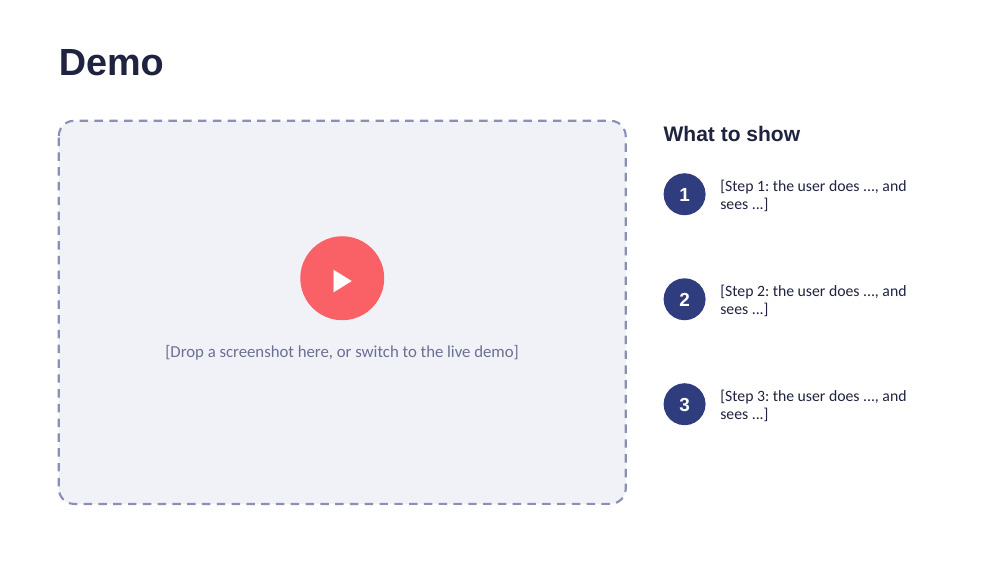
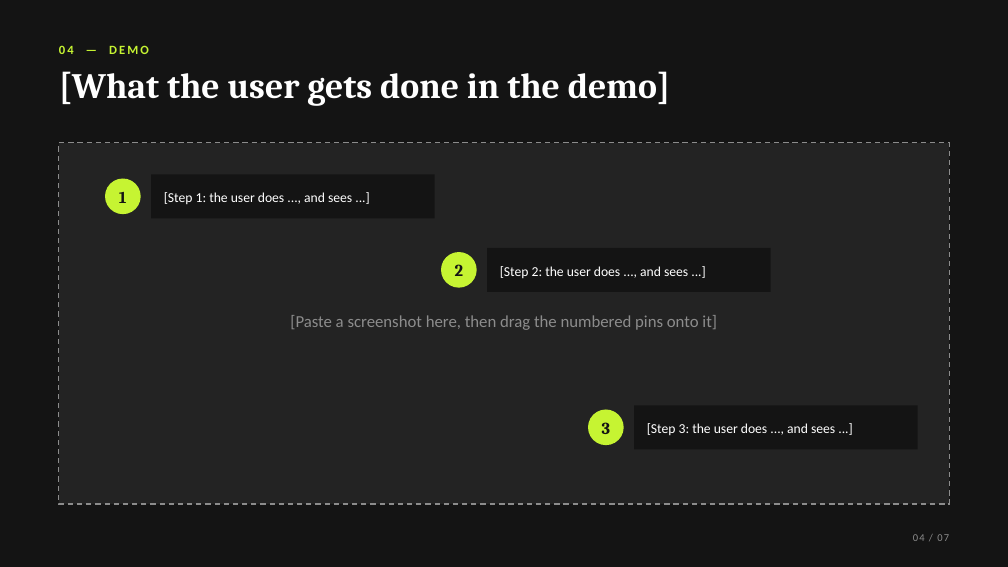
Before and after one commit to OP793/Table7, a slide deck: slide 4 of presentation/Table7-pitch-deck.pptx. Drawn at 1008x567 pixels with LibreOffice and Linux fonts; fonts in the diff are those of the drawing. Boxes give left, top, right and bottom in pixels: in the first picture for what was removed or moved away, otherwise in the second. Text is boxed around its words. In the diff, an @@ line names an element or a change of style, - is before the commit and + after.

```diff
--- a/presentation/Table7-pitch-deck.pptx
+++ b/presentation/Table7-pitch-deck.pptx
@@ background #FFFFFF to #141414 @@
@@ text added at box(59, 45, 149, 54), 12 pt, text #C6F432, bold @@
+04 — DEMO
@@ title at box(59, 71, 670, 106): text changed; size 36 to 34 pt; font Arial to Cambria; text colour #1F2340 to #FFFFFF @@
-Demo
+[What the user gets done in the demo]
@@ title "[What the user gets done ..." at box(59, 71, 670, 106): vertical alignment middle to top @@
@@ rounded rectangle removed at box(59, 121, 626, 504) @@
@@ rectangle added at box(59, 143, 950, 504), fill #232323, outline #8C8C8C 1.25 pt dashed @@
@@ text removed at box(664, 125, 800, 142) @@
-What to show
@@ ellipse "1": place and size @@
-ellipse "1" at box(664, 173, 706, 216)
+ellipse "1" at box(105, 178, 141, 214)
@@ rectangle added at box(151, 175, 435, 219), fill #141414 @@
@@ text "[Step 1: the user does ...": place and size @@
-text "[Step 1: the user does ..." at box(720, 179, 906, 209)
+text "[Step 1: the user does ..." at box(164, 192, 352, 204)
@@ text "[Step 1: the user does ..." at box(164, 192, 352, 204): size 15 to 13 pt, text colour #1F2340 to #FFFFFF; vertical alignment top to middle @@
@@ ellipse removed at box(300, 236, 384, 320) @@
-▶
@@ size 18 to 16 pt, font Arial to Cambria, text colour #FFFFFF to #141414; fill #2F3C7E to #C6F432 in 3 elements at box(105, 178, 141, 214), box(588, 410, 624, 445), box(441, 252, 476, 287) @@
@@ ellipse "2": place and size @@
-ellipse "2" at box(664, 278, 706, 321)
+ellipse "2" at box(441, 252, 476, 287)
@@ rectangle added at box(487, 248, 771, 292), fill #141414 @@
@@ text at box(500, 266, 688, 278): text changed; size 15 to 13 pt; text colour #1F2340 to #FFFFFF @@
-[Step 3: the user does ..., and sees ...]
+[Step 2: the user does ..., and sees ...]
@@ text "[Step 2: the user does ..." at box(500, 266, 688, 278): vertical alignment top to middle @@
@@ text added at box(290, 315, 717, 330), 16 pt, text #8C8C8C @@
+[Paste a screenshot here, then drag the numbered pins onto it]
@@ text removed at box(165, 345, 518, 360) @@
-[Drop a screenshot here, or switch to the live demo]
@@ ellipse "3": place and size @@
-ellipse "3" at box(664, 383, 706, 426)
+ellipse "3" at box(588, 410, 624, 445)
@@ rectangle added at box(634, 405, 918, 449), fill #141414 @@
@@ text "[Step 3: the user does ..." at box(647, 423, 835, 435): vertical alignment top to middle @@
@@ text at box(647, 423, 835, 435): text changed; size 15 to 13 pt; text colour #1F2340 to #FFFFFF @@
-[Step 2: the user does ..., and sees ...]
+[Step 3: the user does ..., and sees ...]
@@ text added at box(913, 534, 949, 541), 10 pt, text #8C8C8C @@
+04 / 07
```
Also in this commit, not shown: 4 other slides changed, 2 slides added, 2 slides removed.
